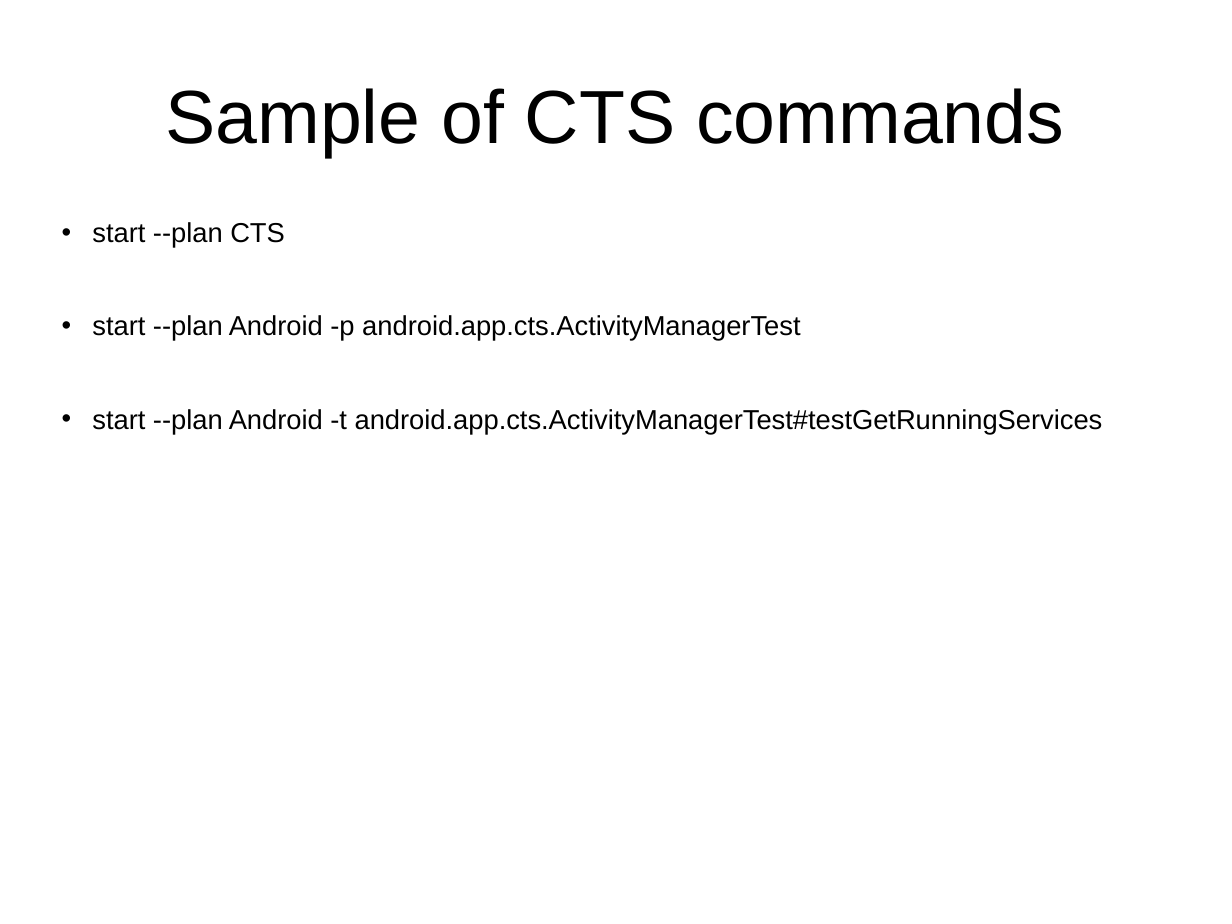
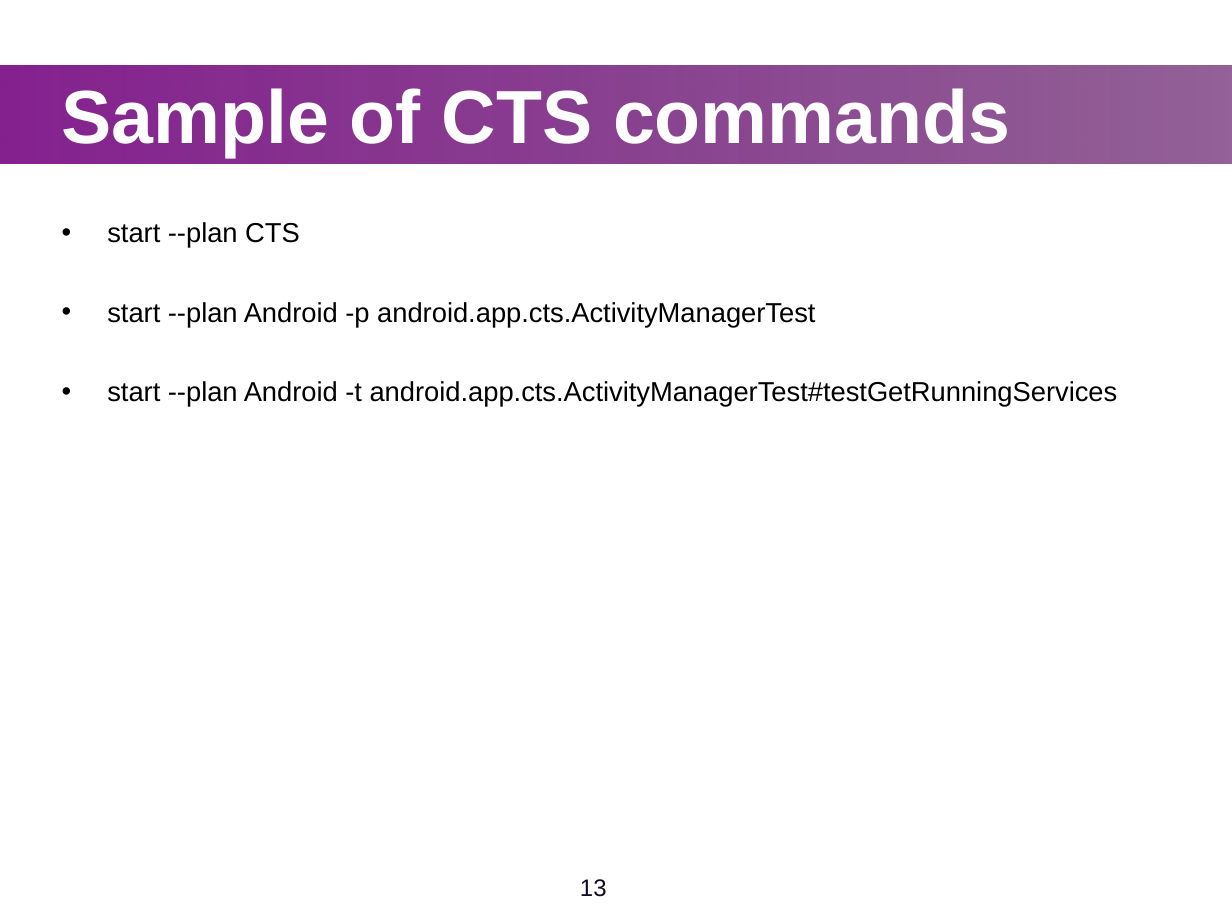
Before and after one commit to widerules/system-information, a slide deck: slide 13 of cts/CTS-training.ppt. Drawn at 1232x924 pixels with LibreOffice and Linux fonts; fonts in the diff are those of the drawing; background and template pictures are left out. Boxes give left, top, right and bottom in pixels: in the first picture for what was removed or moved away, otherwise in the second. Text is boxed around its words. In the diff, an @@ line names an element or a change of style, - is before the commit and + after.

Commit message:
jingtao: change style for all CTS slides

```diff
--- a/cts/CTS-training.ppt
+++ b/cts/CTS-training.ppt
@@ text "Sample of CTS commands" at (62, 88, 1010, 158): text colour #000000 to #FFFFFF, bold on; alignment centre to left @@
@@ rectangle added at (0, 65, 1232, 163), fill gradient #85218F to #611868 @@
@@ text "start --plan CTS" at (107, 222, 1118, 407): indent changed; less space between paragraphs @@
@@ page number added at (580, 879, 607, 897), 14 pt, text #120B1E @@
+13
```
Also in this commit, not shown: 36 other slides changed, 2 slides added, 3 slides removed, 2 other files.
